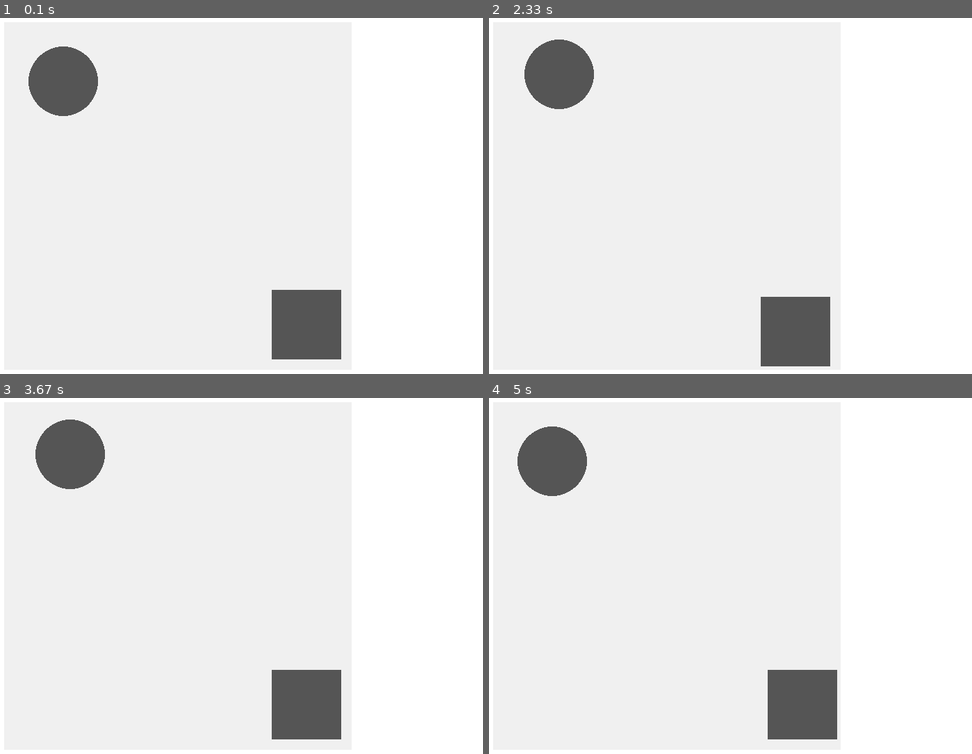
Above: before the commit, frames 1-4 (two rows, left to right).
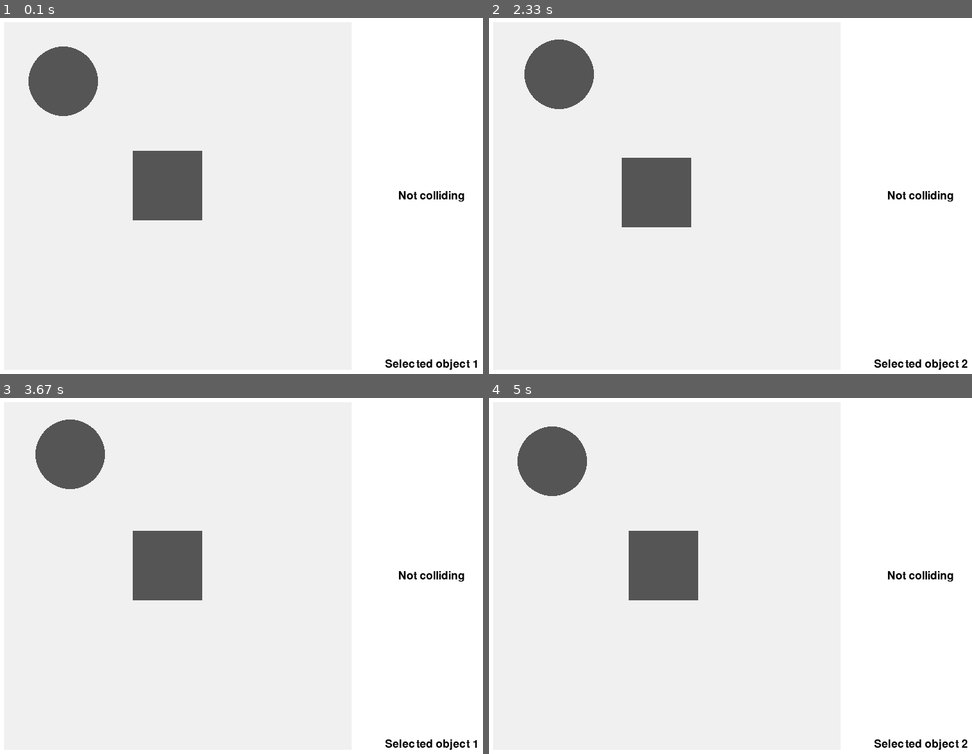
Above: after the commit, the same moments.

Repository: NickKaramoff/DjangoClasses
Game: pygame game, started from Collision/main.py
Two runs of this game, one before a commit and one after it. Both use one fixed random seed, a clock stepped at 60 frames per second and the inputs below.
Inputs:
- Up to frame 1 (0.1 s): no input
- Up to frame 2 (2.33 s): hold Right 0.33-0.8 s; hold Up 0.83-1.13 s; hold Right 1.17-1.63 s; hold Left 1.67-2.2 s; tap 2 at 1.82 s; hold Down from 2.23 s (still down)
- Up to frame 3 (3.67 s): release Down at 2.53 s; hold Left 2.57-2.97 s; hold Up 3-3.37 s; tap 2 at 3.15 s; hold Right from 3.4 s (still down); tap 1 at 3.55 s
- Up to frame 4 (5 s): release Right at 4.03 s; hold Down 4.07-4.43 s; hold Left 4.47-4.93 s; tap 2 at 4.62 s; hold Right from 4.97 s (still down)

The runs differ from the first frame. In frame 1, 6.0% of the frame differs, in the area x 27-99%, y 37-99%; in frame 2, 6.0%, in the area x 27-100%, y 39-99%; in frame 3, 6.0%; in frame 4, 6.0%.

Commit message:
Collision: Trying to make it work but it won't

Diff:
--- a/Collision/main.py
+++ b/Collision/main.py
@@ -1,3 +1,5 @@
+from math import sqrt
+
 import pygame
 
 
@@ -38,6 +40,29 @@
         self.x2, self.y2 = x2, y2
 
 
+def check_collision(rectangle, circle):
+    rectangle_box = (rectangle.x,
+                     rectangle.y,
+                     rectangle.x + rectangle.width,
+                     rectangle.y + rectangle.height)
+    circle_box = (circle.x - circle.radius,
+                  circle.y - circle.radius,
+                  circle.x + circle.radius,
+                  circle.y + circle.radius)
+
+    if rectangle_box[0] > circle_box[2] \
+            or rectangle_box[1] > circle_box[3] \
+            or rectangle_box[2] < circle_box[0] \
+            or rectangle_box[3] < circle_box[1]:
+        return False
+
+    for x in (rectangle_box[0], rectangle_box[2]):
+        for y in (rectangle_box[1], rectangle_box[3]):
+            if sqrt((x - circle.x) ^ 2 + (y - circle.y) ^ 2) <= circle.radius:
+                print(sqrt((x - circle.x) ^ 2 + (y - circle.y) ^ 2), circle.radius)
+                return True
+
+
 # Screen parameters
 BOARD_WID = 500
 BOARD_HGT = 500
@@ -61,14 +86,16 @@
 TEXT_COLOR = (0, 0, 0)
 
 pygame.init()
+FONT = pygame.font.Font(None, 24)
 
 screen = pygame.display.set_mode((WINDOW_WID, WINDOW_HGT))
 pygame.display.set_caption(WINDOW_CAPTION)
 CLOCK = pygame.time.Clock()
 
 running = True
+collision = False
 
-objects = [Circle(100, 100, 50), Rectangle(400, 400, 100, 100)]
+objects = [Circle(100, 100, 50), Rectangle(200, 200, 100, 100)]
 
 selected_index = 0
 
@@ -103,5 +130,19 @@
         elif type(obj) is Rectangle:
             pygame.draw.rect(screen, OBJECTS_COLOR, [obj.x, obj.y, obj.width, obj.height], 0)
 
+    collision = check_collision(objects[1], objects[0])
+
+    instr_text = FONT.render('Selected object %d' % (selected_index + 1), 1, TEXT_COLOR)
+    instr_text_pos = instr_text.get_rect()
+    instr_text_pos.centerx = BOARD_WID + PADD * 2 + SIDEBAR_WID / 2
+    instr_text_pos.centery = WINDOW_HGT - PADD - instr_text.get_height() / 2
+    screen.blit(instr_text, instr_text_pos)
+
+    coll_text = FONT.render('COLLIDING!' if collision else 'Not colliding', 1, TEXT_COLOR)
+    coll_text_pos = coll_text.get_rect()
+    coll_text_pos.centerx = BOARD_WID + PADD * 2 + SIDEBAR_WID / 2
+    coll_text_pos.centery = WINDOW_HGT / 2
+    screen.blit(coll_text, coll_text_pos)
+
     pygame.display.flip()
     CLOCK.tick(FPS)
